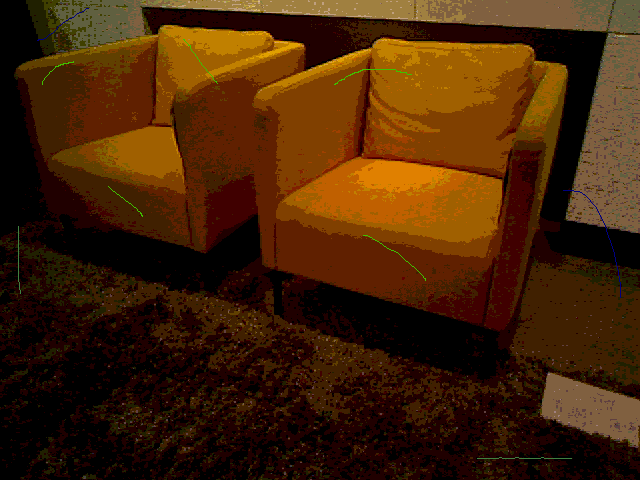
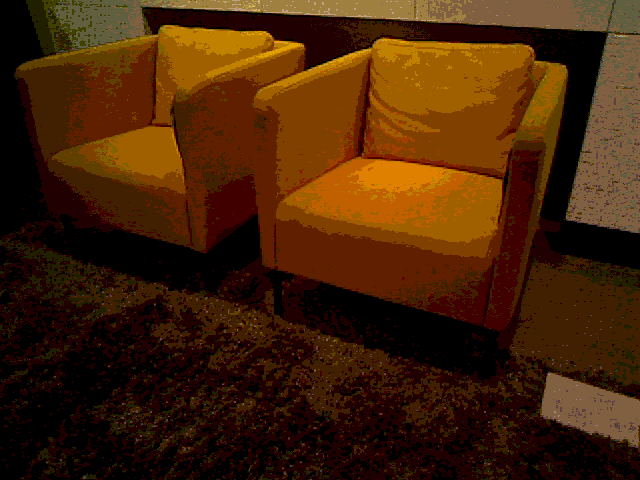
Layer changes from the first 640x480 image to the second:
removed layer "Layer #1" over (18, 8, 621, 459)
